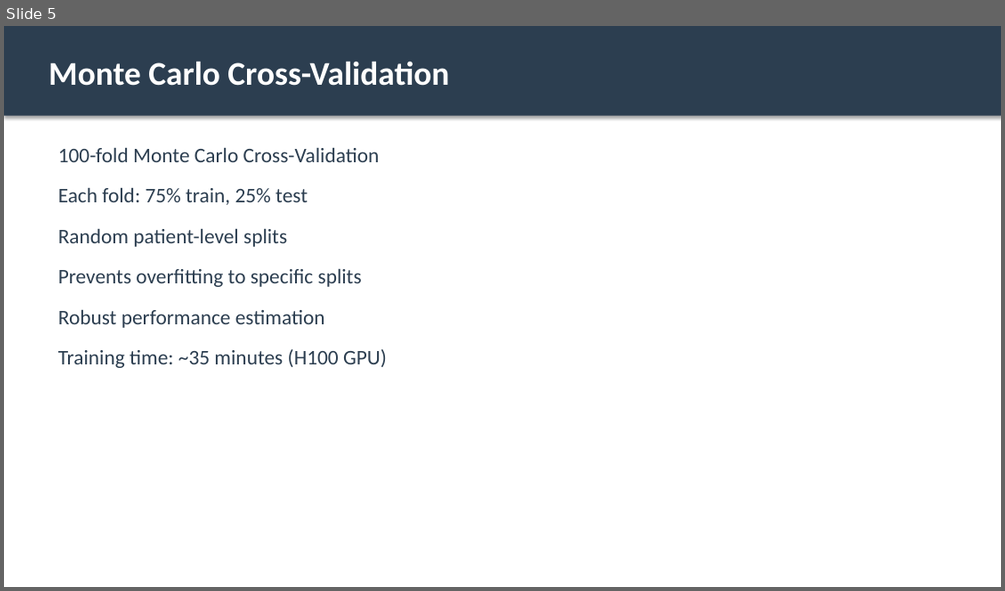
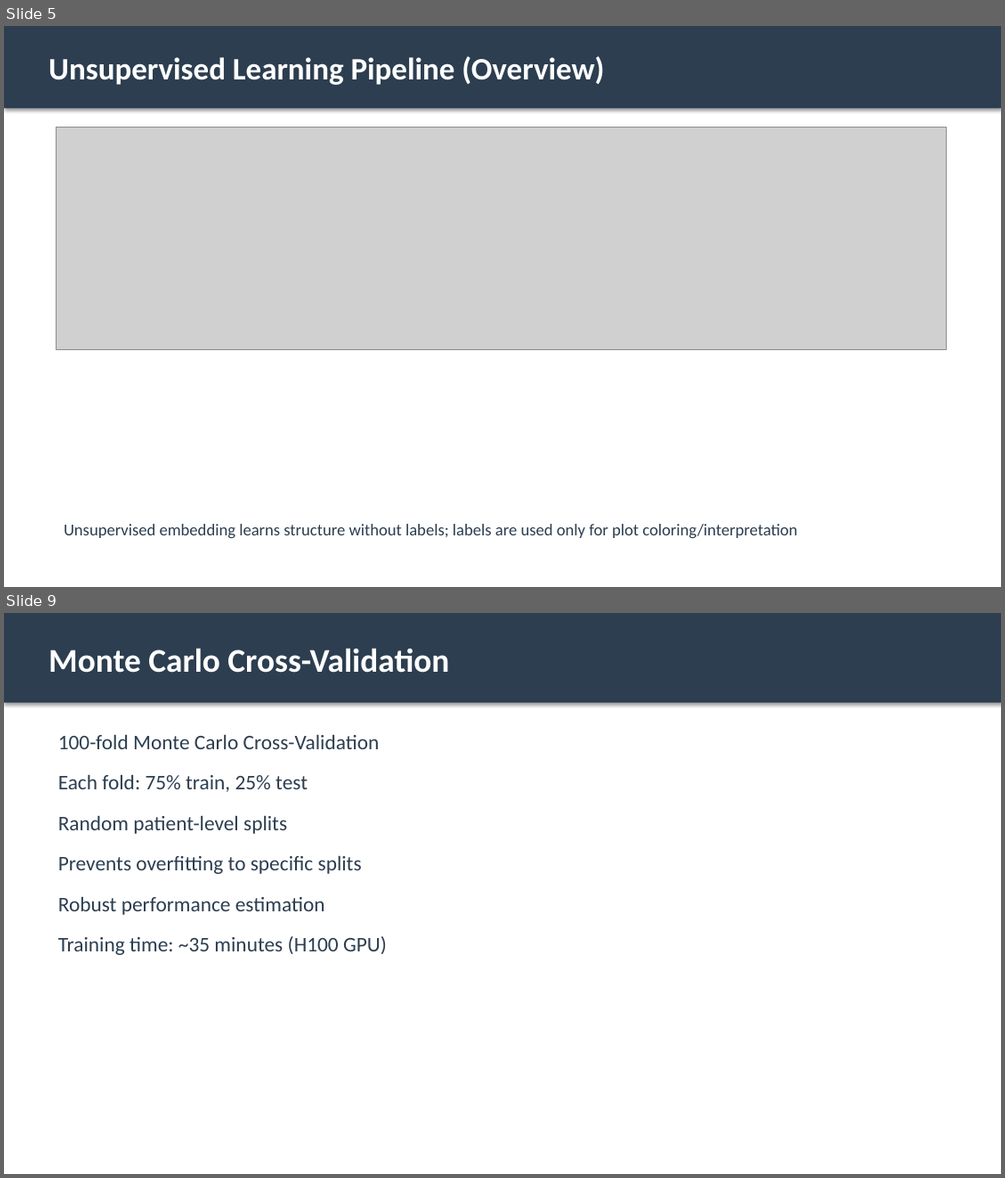
Before and after one commit to MateenahJAHAN/Final_Deliverable_DeepTCRResearch_Mateenah_Jahan_CSIR, a slide deck: results/DeepTCR_Results_Presentation.pptx. Shown one above the other, each under a label of ours: slide 5 before the commit, slides 5 and 9 after it; the slides between them are not shown. The pictures are 1005x591 and 1005x1178 pixels, drawn with LibreOffice and Linux fonts; fonts in the diff are those of the drawing; grey boxes stand for pictures. Boxes give left, top, right and bottom in pixels: in the first picture for what was removed or moved away, otherwise in the second. Text is boxed around its words. In the diff, an @@ line names an element or a change of style, - is before the commit and + after.

```diff
--- a/results/DeepTCR_Results_Presentation.pptx
+++ b/results/DeepTCR_Results_Presentation.pptx
@@ slide 5 added at (4,26,1001,587), background #FFFFFF @@
@@ rectangle added at (4,26,1001,108), fill #2C3E50 @@
@@ text added at (48,56,604,85), 30 pt, text #FFFFFF, bold @@
+Unsupervised Learning Pipeline (Overview)
@@ picture added at (57,127,947,350) @@
@@ text added at (64,524,797,538), 16 pt, text #2C3E50 @@
+Unsupervised embedding learns structure without labels; labels are used only for plot coloring/interpretation
@@ what was slide 5 is now slide 9 @@
```
Also in this commit, not shown: 5 slides changed, 13 other slides added, 8 slides removed, 2 other files.
